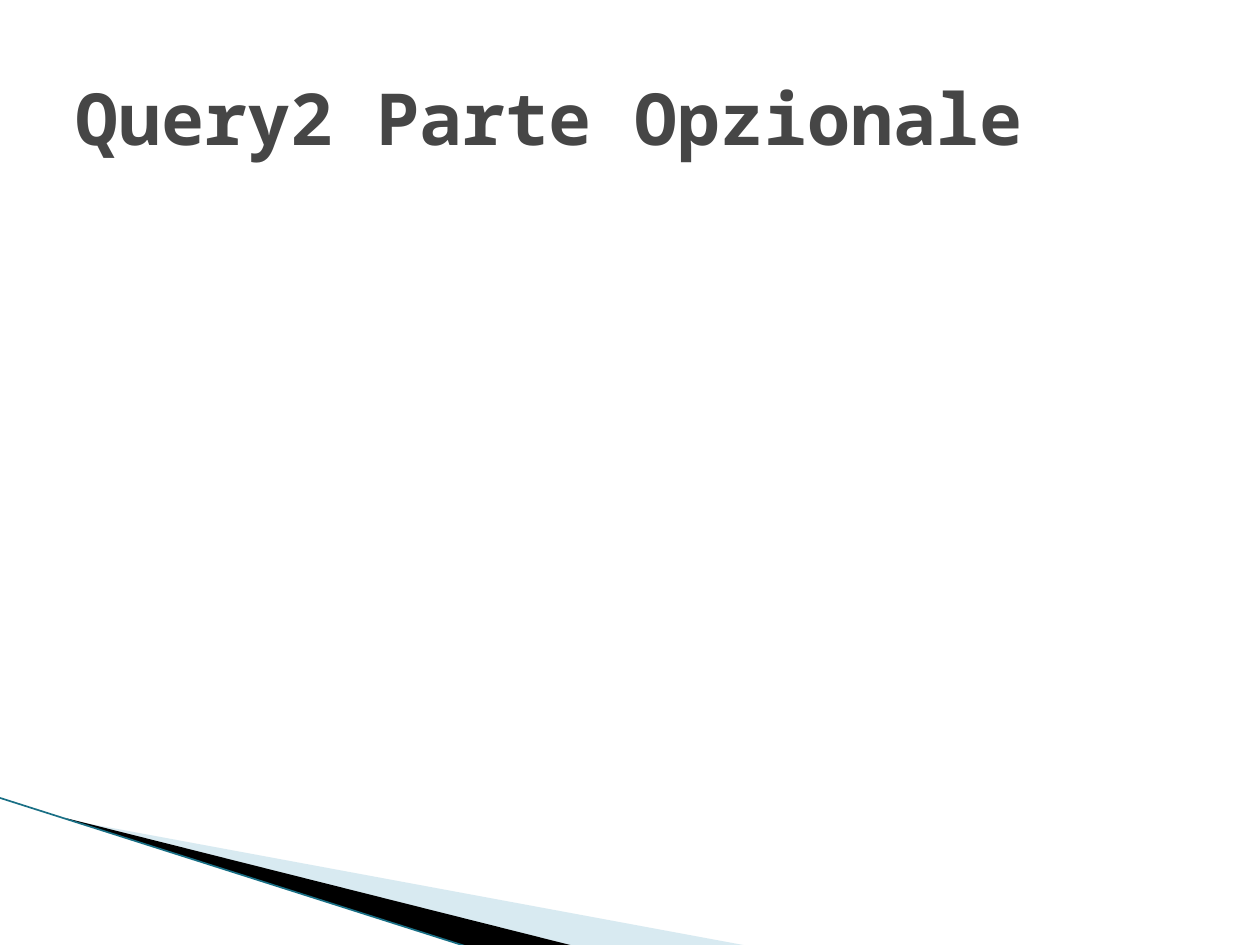
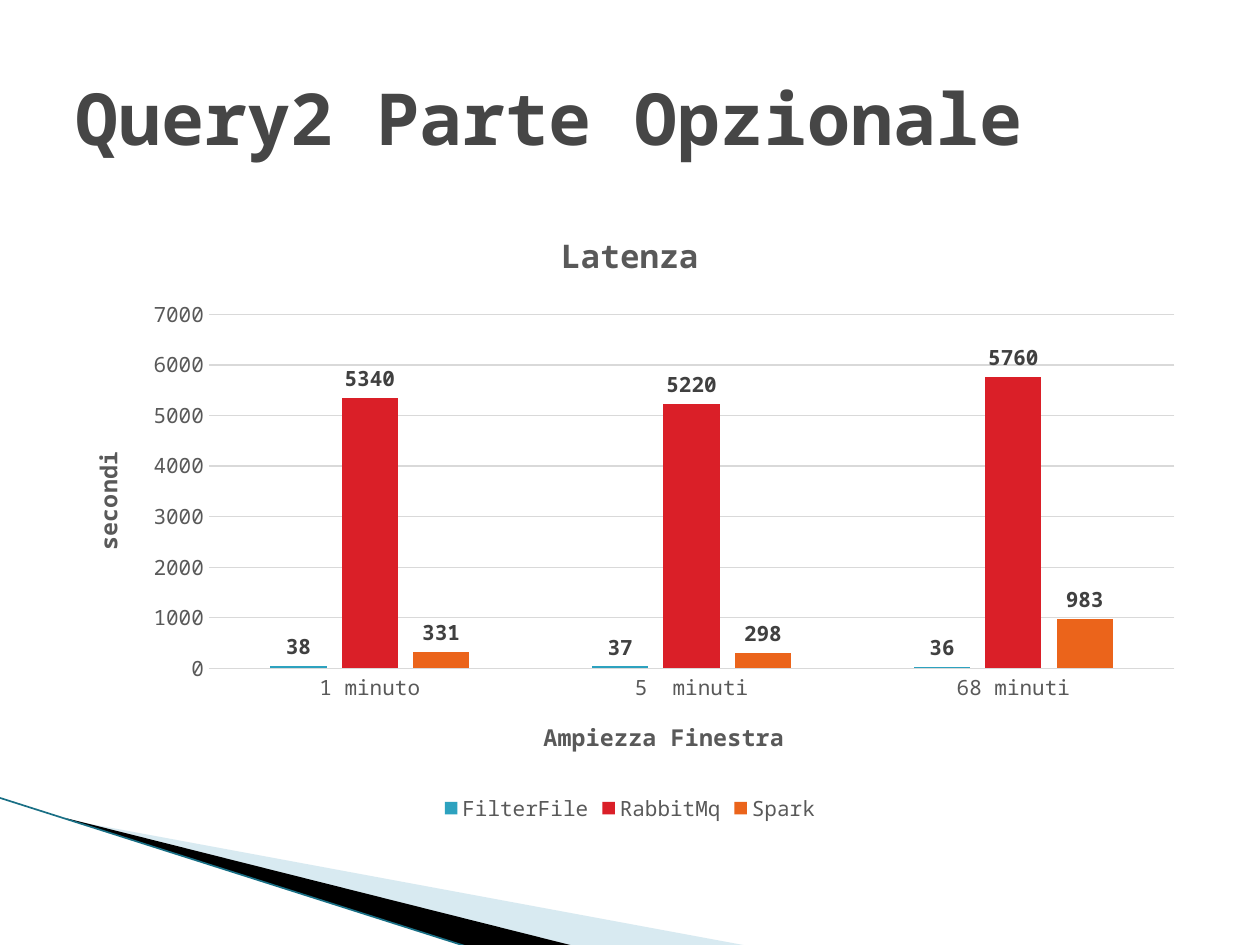
Before and after one commit to alexiey91/Flink, a slide deck: slide 24 of SABD2.pptx (slide 26 before the commit). Drawn at 1260x945 pixels with LibreOffice and Linux fonts; fonts in the diff are those of the drawing; background and template pictures are left out. Boxes give left, top, right and bottom in pixels: in the first picture for what was removed or moved away, otherwise in the second. Text is boxed around its words. In the diff, an @@ line names an element or a change of style, - is before the commit and + after.

Commit message:
parte opzionale

```diff
--- a/SABD2.pptx
+++ b/SABD2.pptx
@@ column chart added at box(63, 204, 1197, 828) @@
+title "Latenza "
+categories: 1 minuto, 5  minuti, 68 minuti
+FilterFile: 38, 37, 36
+RabbitMq: 5340, 5220, 5760
+Spark: 331, 298, 983
```
Also in this commit, not shown: 11 other slides changed, 6 slides removed.
